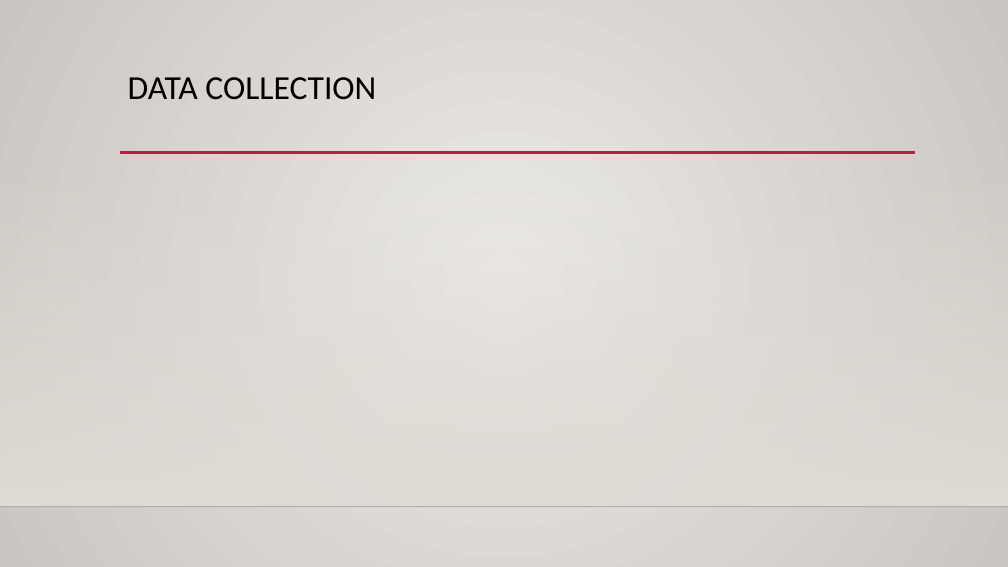
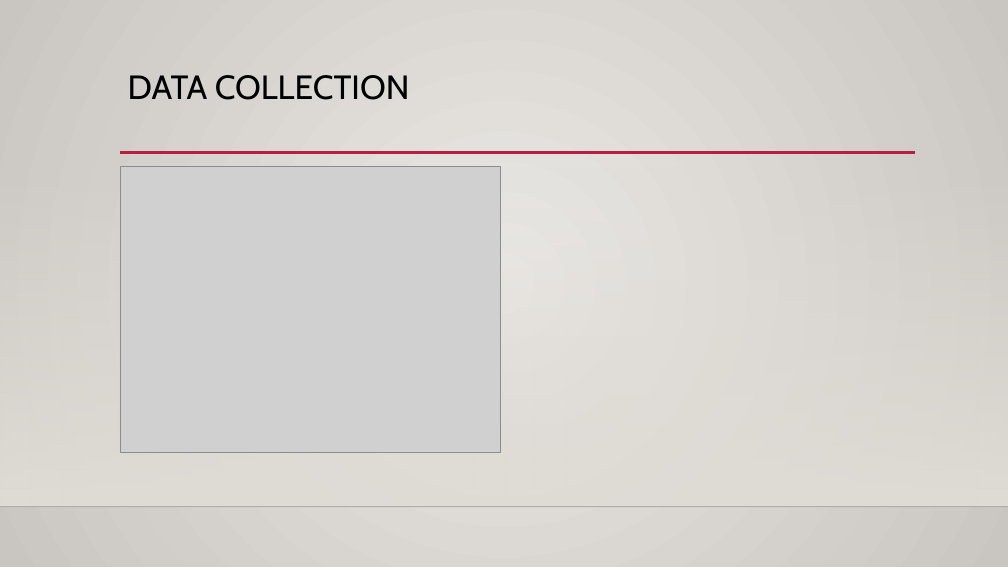
Before and after one commit to gr-b/DS3001-Case1, a slide deck: slide 4 of Case1.pptx. Drawn at 1008x567 pixels with LibreOffice and Linux fonts; fonts in the diff are those of the drawing; grey boxes stand for pictures; background and template pictures are left out. Boxes give left, top, right and bottom in pixels: in the first picture for what was removed or moved away, otherwise in the second. Text is boxed around its words. In the diff, an @@ line names an element or a change of style, - is before the commit and + after.

Commit message:
better avg data and presentation

```diff
--- a/Case1.pptx
+++ b/Case1.pptx
@@ background gradient #ECEAE7 to #CAC7C1 to gradient #EBE9E6 to #C9C5C0 @@
@@ title "DATA COLLECTION" at (128,75,410,100): font Calibri to Cabin @@
@@ picture added at (120,166,501,451) @@
```
Also in this commit, not shown: 6 other slides changed, 2 other files.
